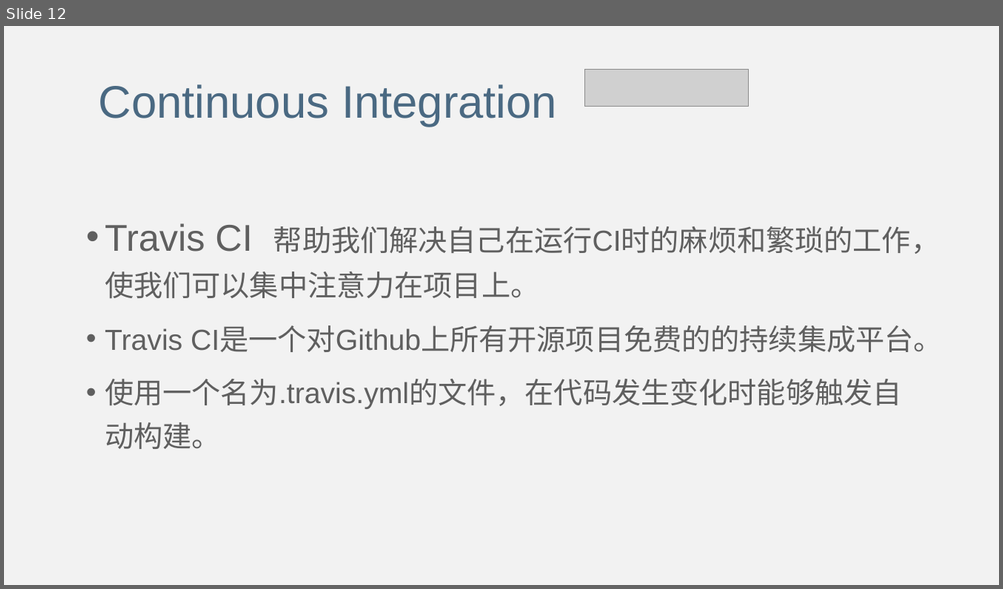
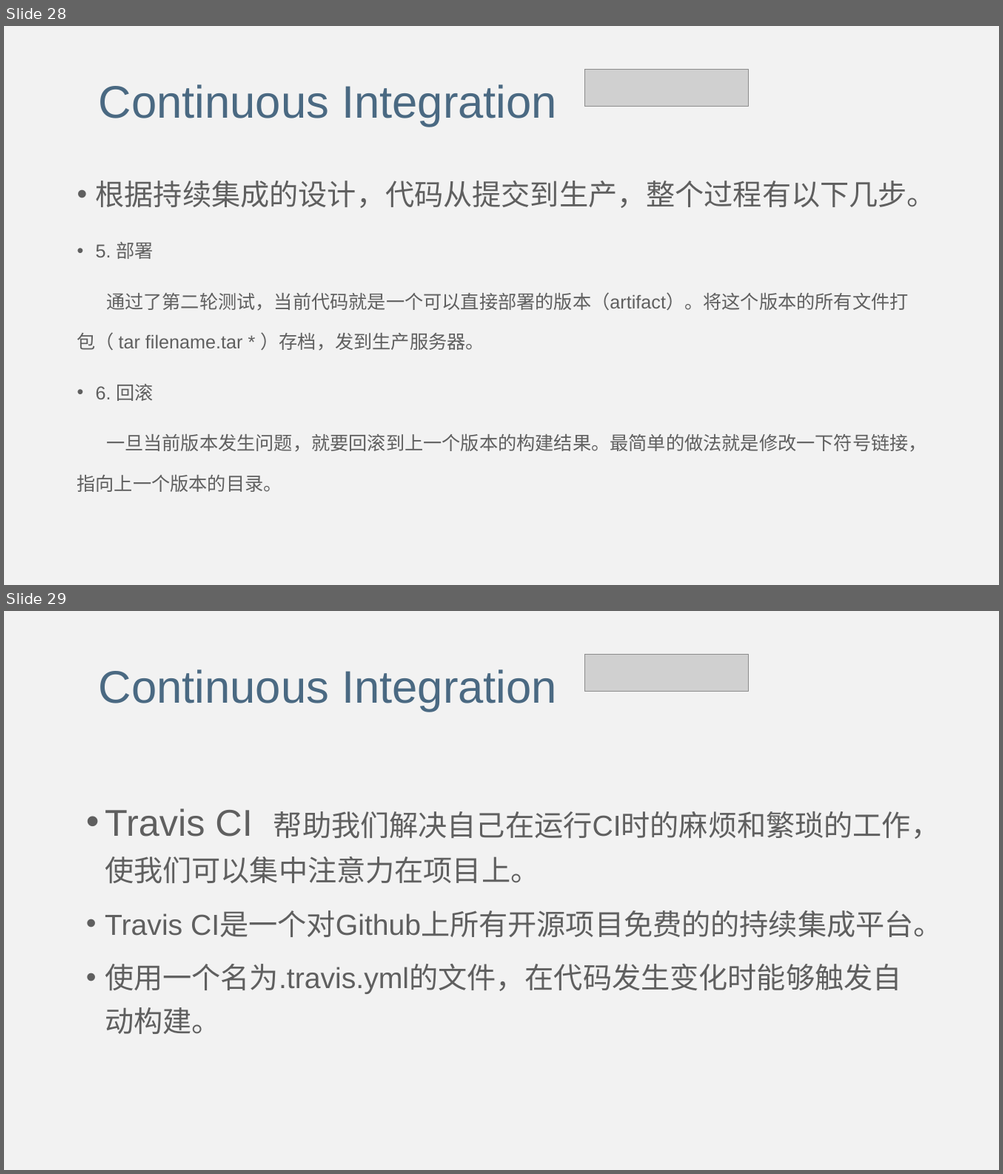
Before and after one commit to lulin1/Code-Repository-Badges, a slide deck: Code Repository Badges.pptx. Shown one above the other, each under a label of ours: slide 12 before the commit, slides 28 and 29 after it. The pictures are 1003x589 and 1003x1174 pixels, drawn with LibreOffice and Linux fonts; fonts in the diff are those of the drawing; grey boxes stand for pictures. Boxes give left, top, right and bottom in pixels: in the first picture for what was removed or moved away, otherwise in the second. Text is boxed around its words. In the diff, an @@ line names an element or a change of style, - is before the commit and + after.

```diff
--- a/Code Repository Badges.pptx
+++ b/Code Repository Badges.pptx
@@ slide 28 added at (4,26,999,585), background #F2F2F2 @@
@@ picture added at (584,69,748,107) @@
@@ text added at (99,84,557,127), 44 pt, text #4A6982 @@
+Continuous Integration
@@ text added at (77,181,936,492), 18 pt, text #5F5F5F @@
+• 根据持续集成的设计，代码从提交到生产，整个过程有以下几步。
+• 5. 部署
+通过了第二轮测试，当前代码就是一个可以直接部署的版本（artifact）。将这个版本的所有文件打包（ tar filename.tar * ）存档，发到生产服务器。
+• 6. 回滚
+一旦当前版本发生问题，就要回滚到上一个版本的构建结果。最简单的做法就是修改一下符号链接，指向上一个版本的目录。
@@ what was slide 12 is now slide 29 @@
```
Also in this commit, not shown: 2 slides changed, 26 other slides added.
